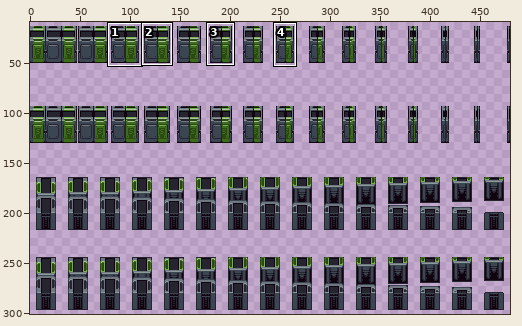
Pixel-art file: Resources/Textures/_ST/ASSETS/Airlock_Composite.ase. The first picture is a wide view before the edit; the outline marks the close-up.
Close-up. As it was:
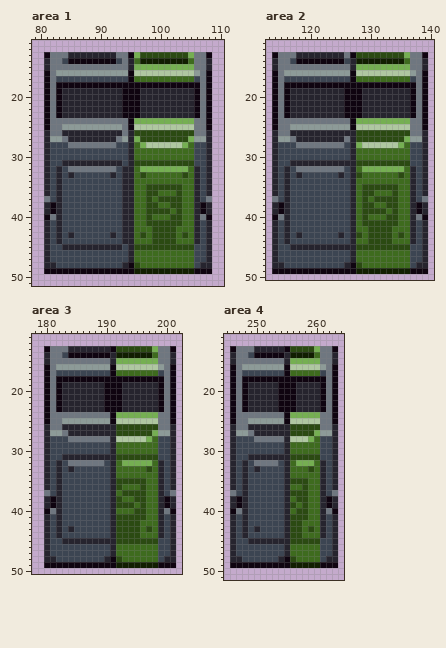
480x320 pixels, 1 frame. Shown: area 1: x 79..110, y 11..51; area 2: x 113..140, y 11..50; area 3: x 178..202, y 11..50; area 4: x 245..264, y 11..51. The wide view leaves out empty margins. The commit also changed other parts of the picture, which this record leaves out.
Now the later version:
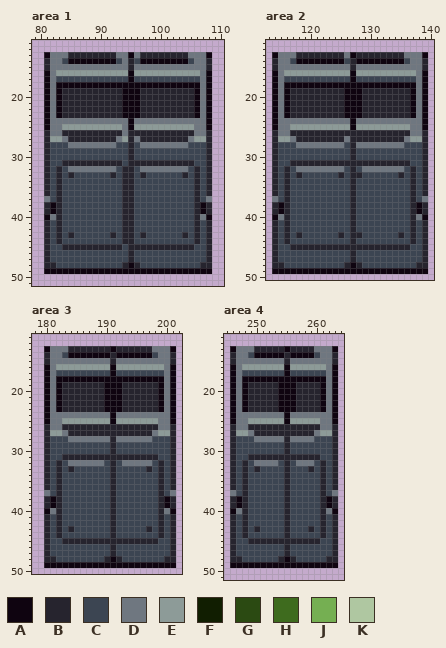
Palette (. is transparent): A #0f0410  B #26242e  C #3c4552  D #6f7780  E #8d9b98  F #111e01  G #2b4a12  H #3e6b1e  J #75af52  K #afc7a1
Edits made:
layer "Stripe A" now hidden
Changed rows in their new state; - is an unchanged pixel.
Area 1:
first column x 96:
13 DBBBBBBBBD
14 CAAAAAAAAC
15 DDDDDDDDDD
16 EEEEEEEEEE
17 CCCCCCCCCC
first column x 96:
24 DDDDDDDDDD
25 EEEEEEEEEE
26 BBBBBBBBBB
27 DBBBBBBBBD
28 CDDDDDDDDC
29 CCCCCCCCCC
30 CCCCCCCCCC
31 BBBBBBBBBB
32 CDDDDDDDDC
33 CBCCCCCCBC
34 CCCCCCCCCC
35 CCCCCCCCCC
36 CCCCCCCCCC
37 CCCCCCCCCC
38 CCCCCCCCCC
39 CCCCCCCCCC
40 CCCCCCCCCC
41 CCCCCCCCCC
42 CCCCCCCCCC
43 CBCCCCCCBC
44 CCCCCCCCCC
45 BBBBBBBBBB
46 CCCCCCCCCC
47 CCCCCCCCCC
48 BCCCCCCCCC
49 AAAAAAAAAA
Area 2:
first column x 128:
13 BBBBBBBBD
14 AAAAAAAAC
15 DDDDDDDDD
16 EEEEEEEEE
17 CCCCCCCCC
first column x 128:
24 DDDDDDDDD
25 EEEEEEEEE
26 BBBBBBBBB
27 BBBBBBBBD
28 DDDDDDDDC
29 CCCCCCCCC
30 CCCCCCCCC
31 BBBBBBBBB
32 CDDDDDDDC
33 BCCCCCCBC
34 CCCCCCCCC
35 CCCCCCCCC
36 CCCCCCCCC
37 CCCCCCCCC
38 CCCCCCCCC
39 CCCCCCCCC
40 CCCCCCCCC
41 CCCCCCCCC
42 CCCCCCCCC
43 BCCCCCCBC
44 CCCCCCCCC
45 BBBBBBBBB
46 CCCCCCCCC
47 CCCCCCCCC
48 BCCCCCCCC
49 AAAAAAAAA
Area 3:
first column x 192:
13 BBBBBBD
14 AAAAAAC
15 DDDDDDD
16 EEEEEEE
17 CCCCCCC
first column x 192:
24 DDDDDDD
25 EEEEEEE
26 BBBBBBB
27 BBBBBBD
28 DDDDDDC
29 CCCCCCC
30 CCCCCCC
31 BBBBBBB
32 CDDDDDC
33 CCCCCBC
34 CCCCCCC
35 CCCCCCC
36 CCCCCCC
37 CCCCCCC
38 CCCCCCC
39 CCCCCCC
40 CCCCCCC
41 CCCCCCC
42 CCCCCCC
43 CCCCCBC
44 CCCCCCC
45 BBBBBBB
46 CCCCCCC
47 CCCCCCC
48 BCCCCCC
49 AAAAAAA
Area 4:
first column x 256:
13 BBBBD
14 AAAAC
15 DDDDD
16 EEEEE
17 CCCCC
first column x 256:
24 DDDDD
25 EEEEE
26 BBBBB
27 BBBBD
28 DDDDC
29 CCCCC
30 CCCCC
31 BBBBB
32 CDDDC
33 CCCBC
34 CCCCC
35 CCCCC
36 CCCCC
37 CCCCC
38 CCCCC
39 CCCCC
40 CCCCC
41 CCCCC
42 CCCCC
43 CCCBC
44 CCCCC
45 BBBBB
46 CCCCC
47 CCCCC
48 BCCCC
49 AAAAA
Pixel boxes of the changes (left, top, right, bottom) in both close-ups:
changed: (134, 52, 194, 82)
changed: (134, 118, 194, 274)
changed: (356, 52, 410, 82)
changed: (356, 118, 410, 274)
changed: (116, 346, 158, 376)
changed: (116, 412, 158, 568)
changed: (290, 346, 320, 376)
changed: (290, 412, 320, 568)
